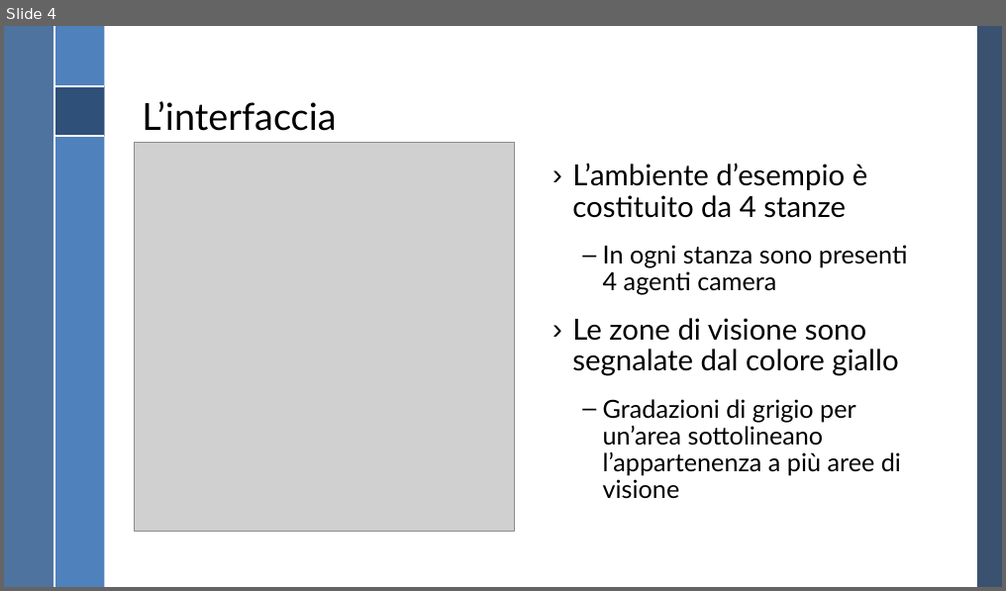
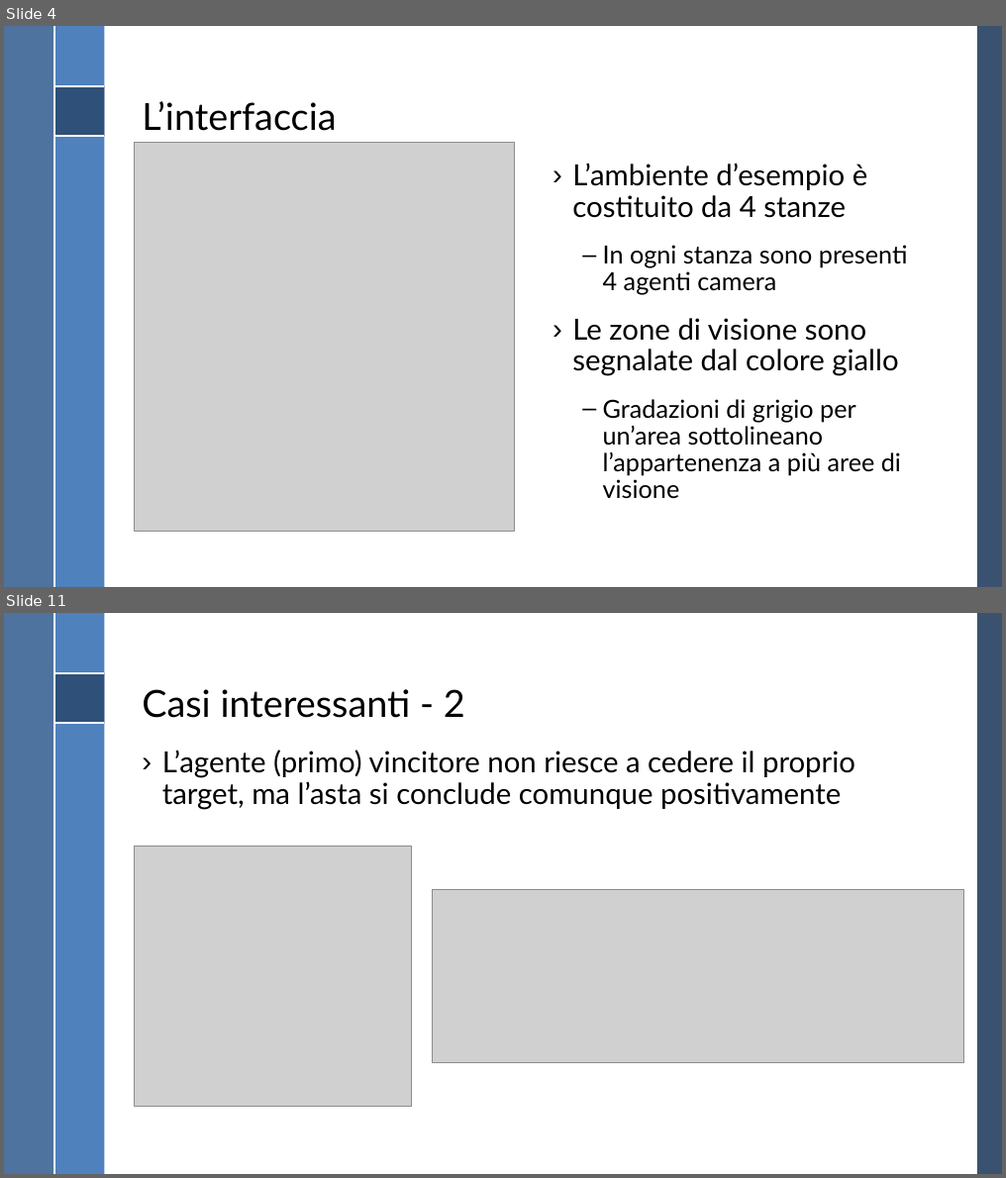
Before and after one commit to RiccardoGrieco/masTracking, a slide deck: Presentazione MAS/Presentazione MAS.pptx. Shown one above the other, each under a label of ours: slide 4 before the commit, slides 4 and 11 after it; the slides between them are not shown. The pictures are 1006x591 and 1006x1178 pixels, drawn with LibreOffice and Linux fonts; fonts in the diff are those of the drawing; grey boxes stand for pictures; background and template pictures are left out. Boxes give left, top, right and bottom in pixels: in the first picture for what was removed or moved away, otherwise in the second. Text is boxed around its words. In the diff, an @@ line names an element or a change of style, - is before the commit and + after.

```diff
--- a/Presentazione MAS/Presentazione MAS.pptx
+++ b/Presentazione MAS/Presentazione MAS.pptx
@@ slide 11 added at (x1=4, y1=613, x2=1002, y2=1174), background #FFFFFF; not listed: 7 template elements that a slide beside it also shows @@
@@ title added at (x1=142, y1=689, x2=465, y2=718), 36 pt, text #000000 @@
+Casi interessanti - 2
@@ text added at (x1=162, y1=750, x2=855, y2=809), 28 pt, text #000000 @@
+› L’agente (primo) vincitore non riesce a cedere il proprio target, ma l’asta si conclude comunque positivamente
@@ picture added at (x1=135, y1=846, x2=411, y2=1107) @@
@@ picture added at (x1=433, y1=890, x2=963, y2=1063) @@
```
Also in this commit, not shown: 7 slides changed, 2 other slides added.
